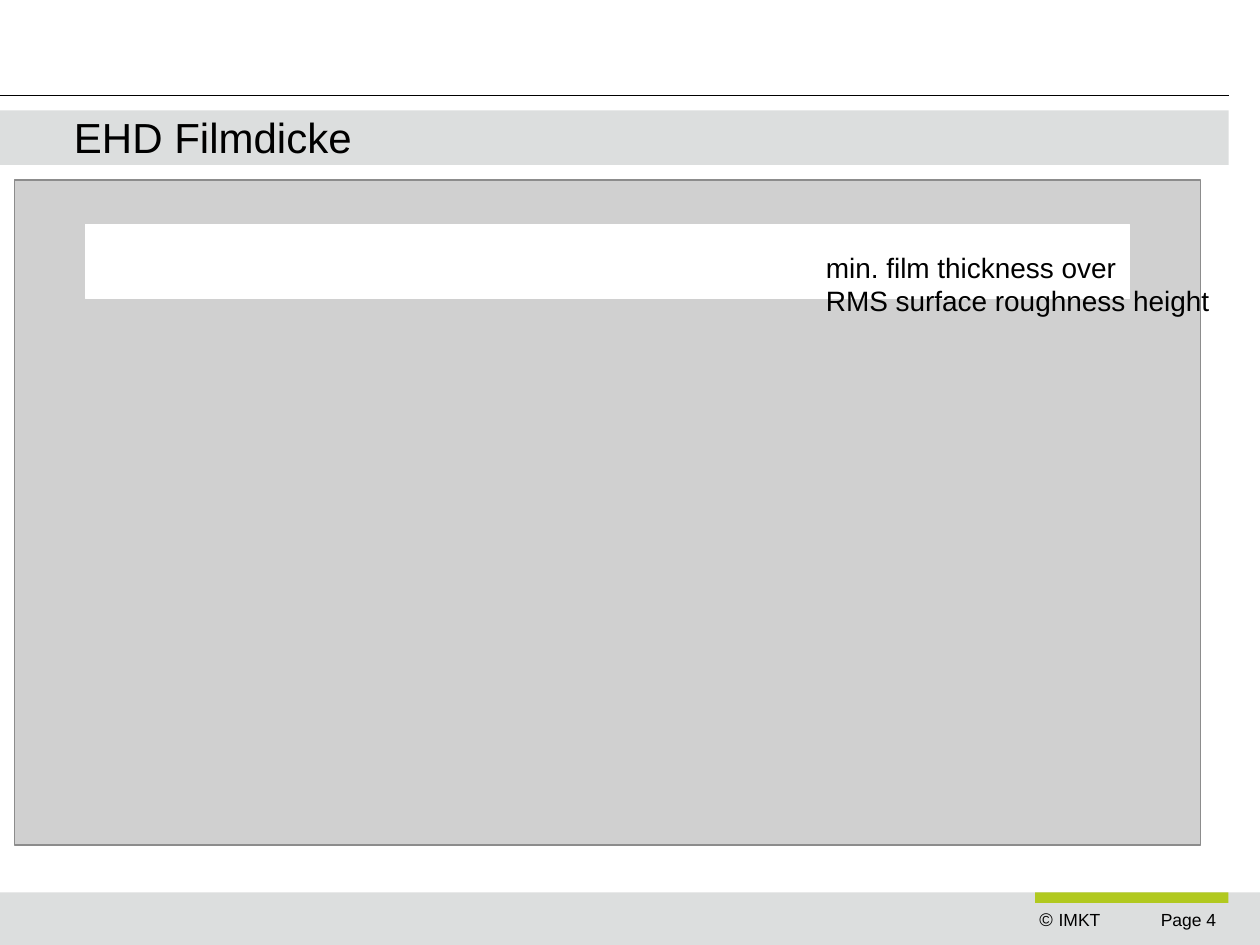
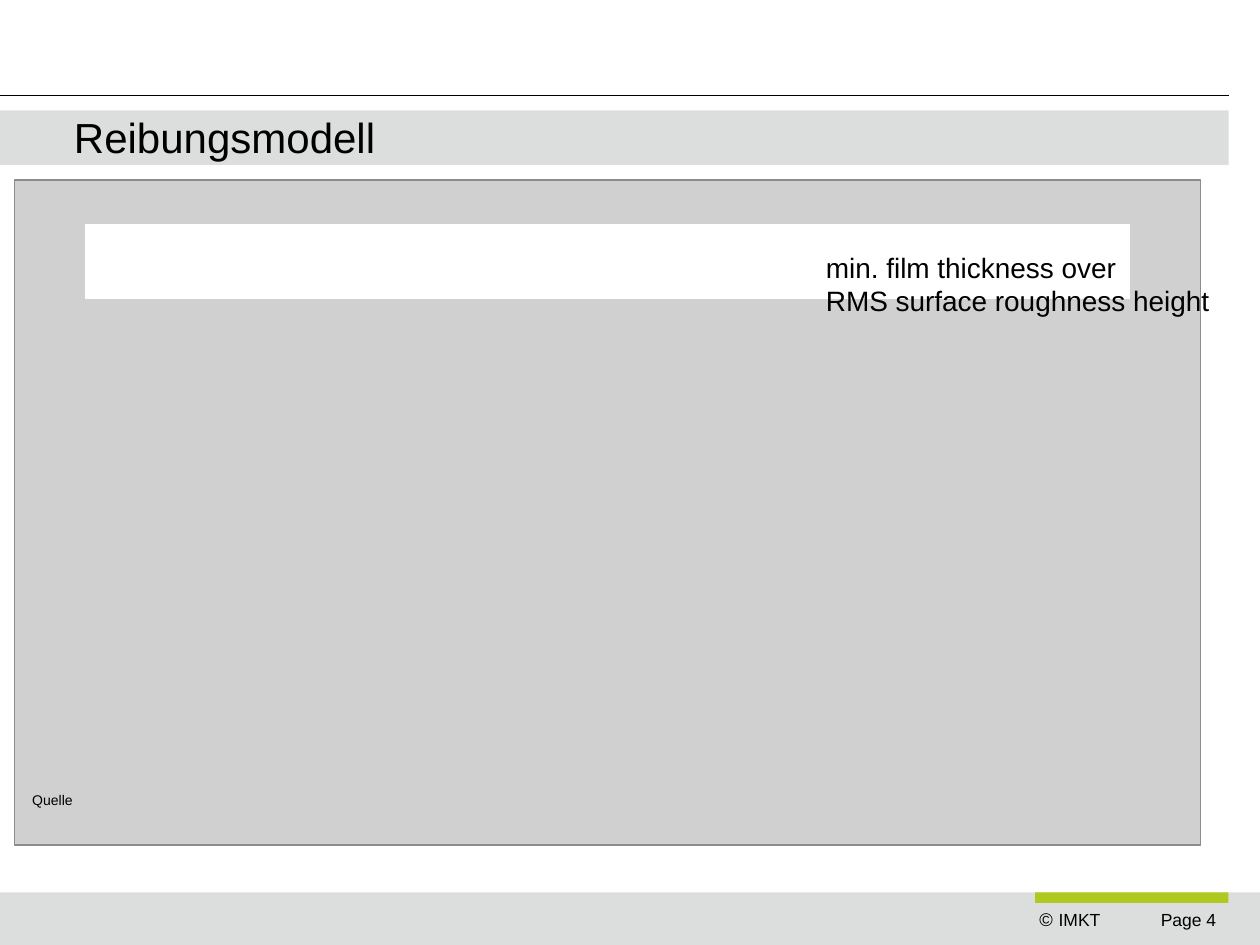
Before and after one commit to ngocminhdao88/dao_masterarbeit, a slide deck: slide 4 of presentations/ziel_der_arbeit_vw.pptx. Drawn at 1260x945 pixels with LibreOffice and Linux fonts; fonts in the diff are those of the drawing; grey boxes stand for pictures; background and template pictures are left out. Boxes give left, top, right and bottom in pixels: in the first picture for what was removed or moved away, otherwise in the second. Text is boxed around its words. In the diff, an @@ line names an element or a change of style, - is before the commit and + after.

```diff
--- a/presentations/ziel_der_arbeit_vw.pptx
+++ b/presentations/ziel_der_arbeit_vw.pptx
@@ title at [74, 122, 375, 162]: text changed @@
-EHD Filmdicke
+Reibungsmodell
@@ text added at [32, 795, 73, 808], 8 pt, text #000000 @@
+Quelle
```
Also in this commit, not shown: 13 other slides changed, 2 slides added, 10 other files.
